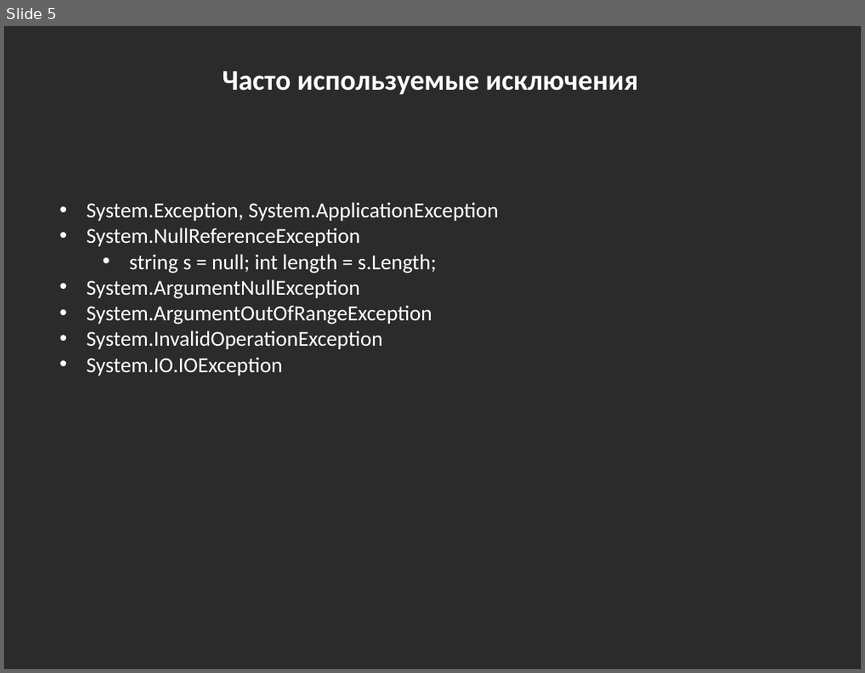
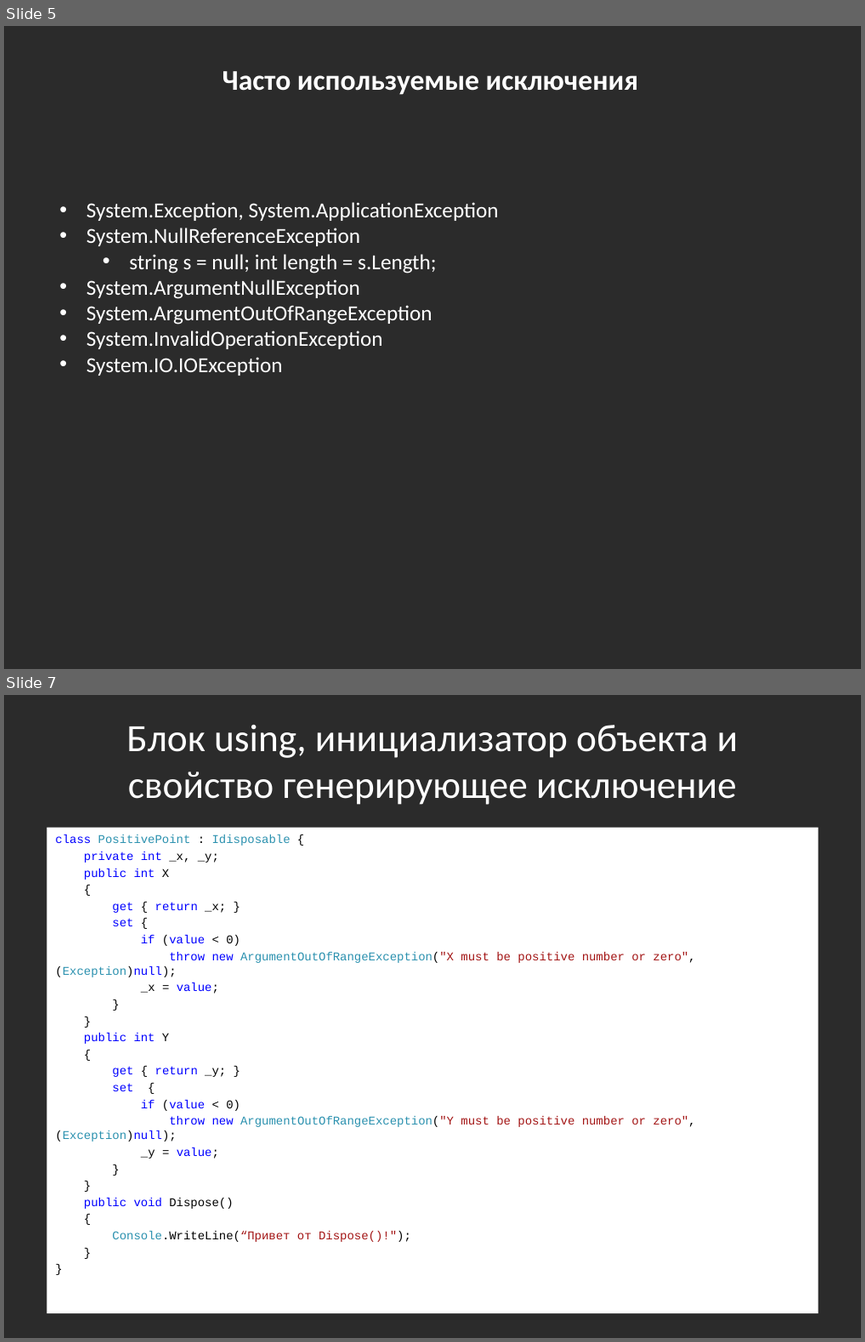
Before and after one commit to bazile/Training, a slide deck: Presentation/lesson-04-io.pptx. Shown one above the other, each under a label of ours: slide 5 before the commit, slides 5 and 7 after it; the slides between them are not shown. The pictures are 865x673 and 865x1342 pixels, drawn with LibreOffice and Linux fonts; fonts in the diff are those of the drawing; background and template pictures are left out; a plain dark background stands for a picture behind light text. Boxes give left, top, right and bottom in pixels: in the first picture for what was removed or moved away, otherwise in the second. Text is boxed around its words. In the diff, an @@ line names an element or a change of style, - is before the commit and + after.

Commit message:
Example of using, property with exception and object initializer

```diff
--- a/Presentation/lesson-04-io.pptx
+++ b/Presentation/lesson-04-io.pptx
@@ slide 7 added at box(4, 695, 861, 1338), background picture (left out) @@
@@ title added at box(126, 725, 738, 805), 32.4 pt, text #FFFFFF @@
+Блок using, инициализатор объекта и свойство генерирующее исключение
@@ text added at box(46, 828, 818, 1314), fill #FFFFFF, 10 pt, text #0000FF @@
+class PositivePoint : Idisposable {
+private int _x, _y;
+public int X
+{
+get { return _x; }
+set {
+if (value < 0)
+throw new ArgumentOutOfRangeException("X must be positive number or zero", (Exception)null);
+_x = value;
+}
+}
+public int Y
+{
+get { return _y; }
+set {
+if (value < 0)
+throw new ArgumentOutOfRangeException("Y must be positive number or zero", (Exception)null);
+_y = value;
+}
+}
+public void Dispose()
+{
+Console.WriteLine(“Привет от Dispose()!");
+}
+}
```
Also in this commit, not shown: 1 slide changed, 1 other slide added, 1 slide removed.
